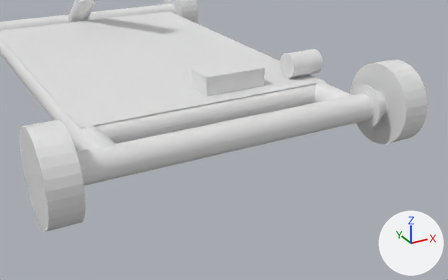
An edit to the Blender file gokart-plan.blend, drawn before and after from the same camera.
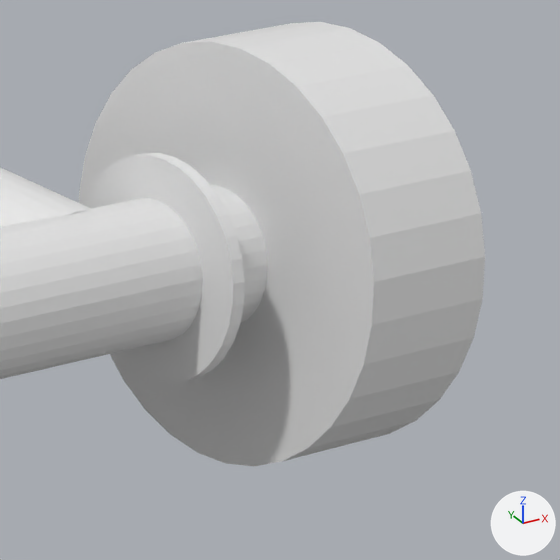
Each version appears first whole from a camera (50 mm lens) standing at (-0.949, -2.604, 0.793) and looking at (0.046, -0.796, -0.111), and next in a close-up on the part from 75% to 99% of the width and 20% to 58% of the height. Every picture has the same lights, and +X, +Y and +Z are marked at lower right.
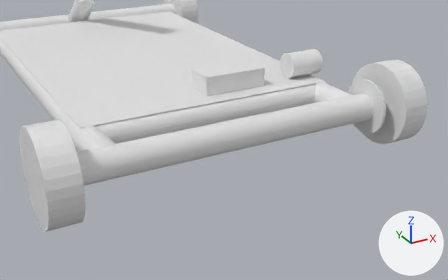
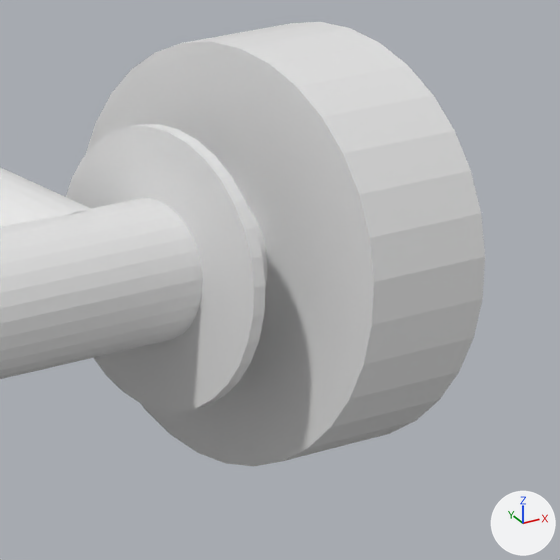
Changed parts and their boxes [x1, y1, x2, y2] in the close-ups (560 x 560 px):
'Cylinder.013', rescaled (24% wider, 25% taller)
    before: [85, 153, 245, 384]
    after: [66, 124, 265, 412]

Patch to the scene script:
```diff
--- a/gokart-plan.blend.py
+++ b/gokart-plan.blend.py
@@ ob_cylinder_013 @@
 ob_cylinder_013.rotation_euler = (0.0, 1.571, 0.0)  # degrees (0, 90, 0)
-ob_cylinder_013.scale = (0.08, 0.08, 0.005)
+ob_cylinder_013.scale = (0.1, 0.1, 0.005)
```
